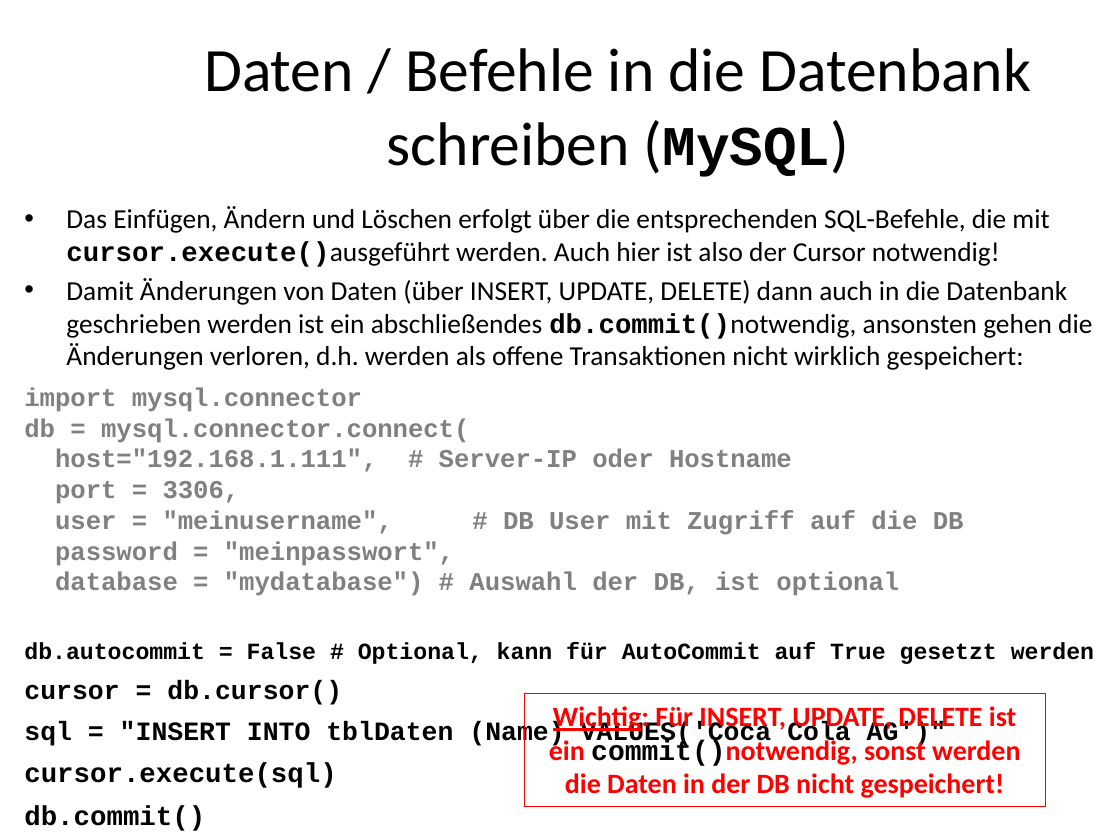
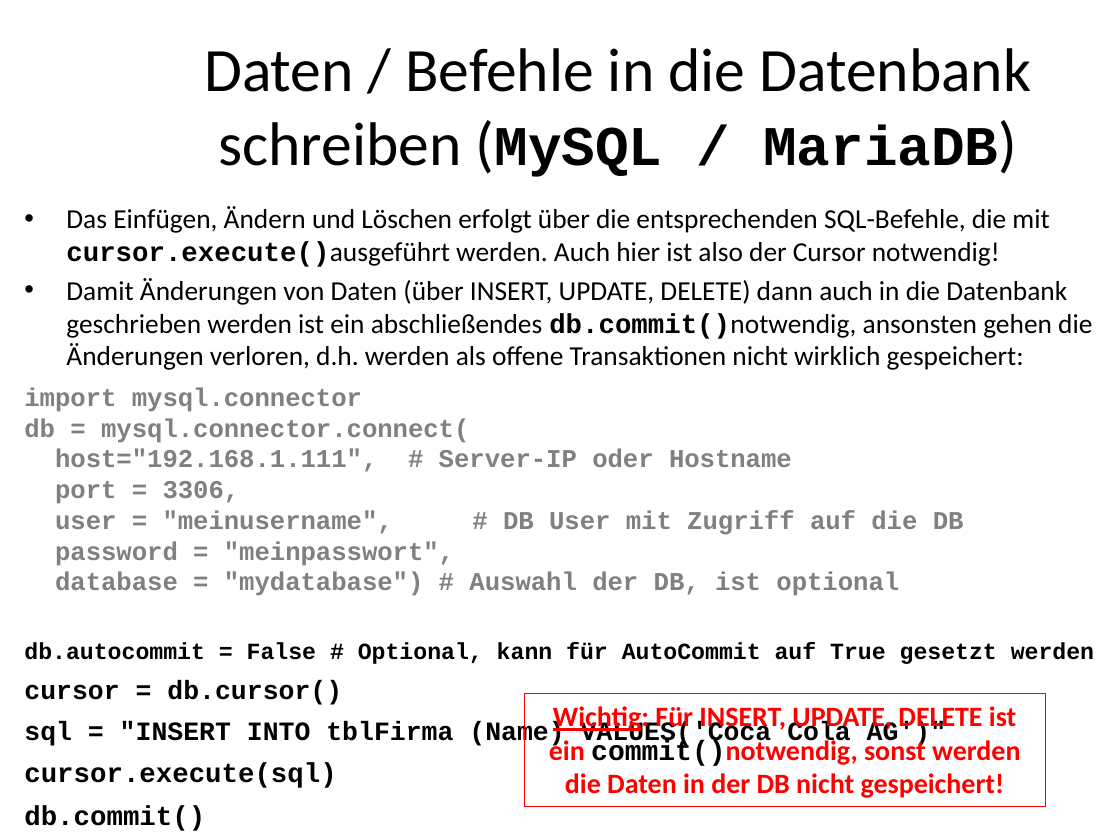
Before and after one commit to MickyRoth/Presentations, a slide deck: slide 101 of Python3 Fachinformatiker.pptx. Drawn at 1120x840 pixels with LibreOffice and Linux fonts; fonts in the diff are those of the drawing; background and template pictures are left out. Boxes give left, top, right and bottom in pixels: in the first picture for what was removed or moved away, otherwise in the second. Text is boxed around its words. In the diff, an @@ line names an element or a change of style, - is before the commit and + after.

```diff
--- a/Python3 Fachinformatiker.pptx
+++ b/Python3 Fachinformatiker.pptx
@@ title at (x1=204, y1=48, x2=1031, y2=177): text changed @@
-Daten / Befehle in die Datenbank schreiben (MySQL)
+Daten / Befehle in die Datenbank schreiben (MySQL / MariaDB)
@@ text at (x1=24, y1=722, x2=946, y2=748): text changed @@
-sql = "INSERT INTO tblDaten (Name) VALUES('Coca Cola AG')"
+sql = "INSERT INTO tblFirma (Name) VALUES('Coca Cola AG')"
```
Also in this commit, not shown: 13 other slides changed, 3 slides removed, 1 other file.
